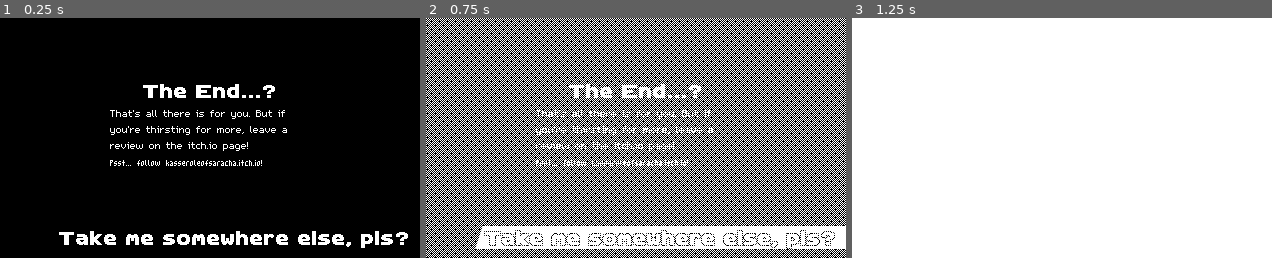
Above: before the commit, frames 1-3 (left to right).
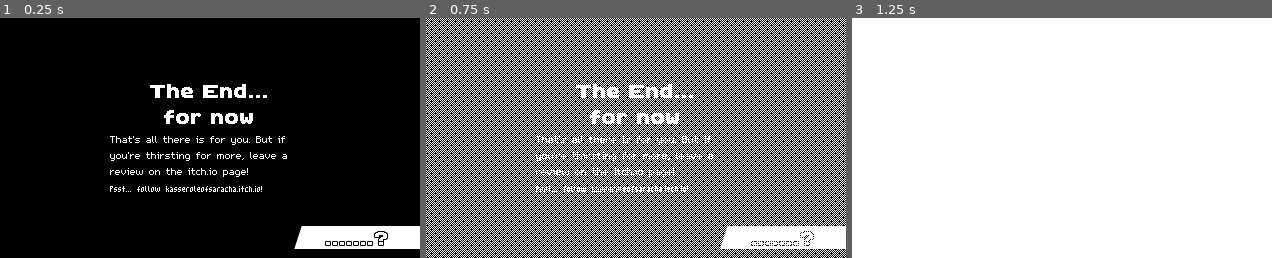
Above: after the commit, the same moments.

Repository: KingOfSpadesJFK/bhleg
Game: Godot game, scene res://levels/end.tscn
Same seed, same stepped clock (60 frames per second), same inputs: the game is played once before the commit and once after it. This scene is started directly instead of the project's main scene. Sound files missing from this copy of the repository are replaced by a short silence.
Inputs:
- Up to frame 1 (0.25 s): no input
- Up to frame 2 (0.75 s): click "Take me somewhere else, pls?" (after the commit: ".......?") at 0.5 s
- Up to frame 3 (1.25 s): no input

The runs differ from the first frame. In frame 1, 7.1% of the frame differs, in the area x 14-100%, y 27-97%; in frame 2, 4.7%; in frame 3, nothing differs.
Error before the commit: Invalid call. Nonexistent function 'fade_out' in base 'Nil'. (res://levels/end.gd:4)

Commit message:
controller touch ups and screenshots

Diff:
--- a/levels/end.gd
+++ b/levels/end.gd
@@ -1,7 +1,9 @@
 extends Control
 
 func _ready():
-	GlobalMusicPlayer.get_current_track().fade_out()
+	if GlobalMusicPlayer.get_current_track():
+		GlobalMusicPlayer.get_current_track().fade_out()
+	$Button.grab_focus()
 
 func _on_button_pressed():
 	Bhleg.change_scene("test_level")
--- a/levels/end.tscn
+++ b/levels/end.tscn
@@ -39,7 +39,7 @@
 grow_horizontal = 0
 grow_vertical = 0
 theme = ExtResource("3_fs80j")
-text = "Take me somewhere else, pls?"
+text = ".......?"
 
 [node name="BoxContainer" type="BoxContainer" parent="."]
 layout_mode = 1
@@ -59,7 +59,8 @@
 [node name="Label" type="Label" parent="BoxContainer"]
 layout_mode = 2
 theme_override_fonts/font = ExtResource("4_pmv54")
-text = "The End...?"
+text = "The End...
+for now"
 horizontal_alignment = 1
 
 [node name="Label2" type="Label" parent="BoxContainer"]
--- a/levels/instructions.tscn
+++ b/levels/instructions.tscn
@@ -64,9 +64,9 @@
 
 [node name="Label2" type="Label" parent="BoxContainer"]
 layout_mode = 2
-text = "WASD: Move
-Left Mouse Click: Flash
-Tab: Switch Light Colors"
+text = "WASD / Dpad: Move
+Left Mouse Click / RT: Flash
+Tab / Bumpers: Switch Light Colors"
 
 [node name="Label3" type="Label" parent="BoxContainer"]
 layout_mode = 2
@@ -79,6 +79,6 @@
 
 [node name="Label4" type="Label" parent="BoxContainer"]
 layout_mode = 2
-text = "Press Esc to pause anytime"
+text = "Press Esc/Start to pause anytime"
 
 [connection signal="pressed" from="Button" to="." method="_on_button_pressed"]
--- a/project.godot
+++ b/project.godot
@@ -29,7 +29,6 @@
 window/size/viewport_width=420
 window/size/viewport_height=240
 window/stretch/mode="viewport"
-window/stretch/scale_mode="integer"
 
 [editor_plugins]
 
--- a/scripts/hud.gd
+++ b/scripts/hud.gd
@@ -114,6 +114,8 @@
 	var end_pause: Callable = func():
 		if !_paused:
 			$Pause.visible = false
+		else:
+			$Pause/Margin/BoxContainer/Resume.grab_focus()
 		_pause_tween.kill()
 
 	$Pause.visible = true
Binary file added: screenshots/1.png
Binary file added: screenshots/2.png
Binary file added: screenshots/3.png
Binary file added: screenshots/4.png
Binary file added: screenshots/5.png
Binary file added: screenshots/cover.png
Not shown, changed: .gitignore
